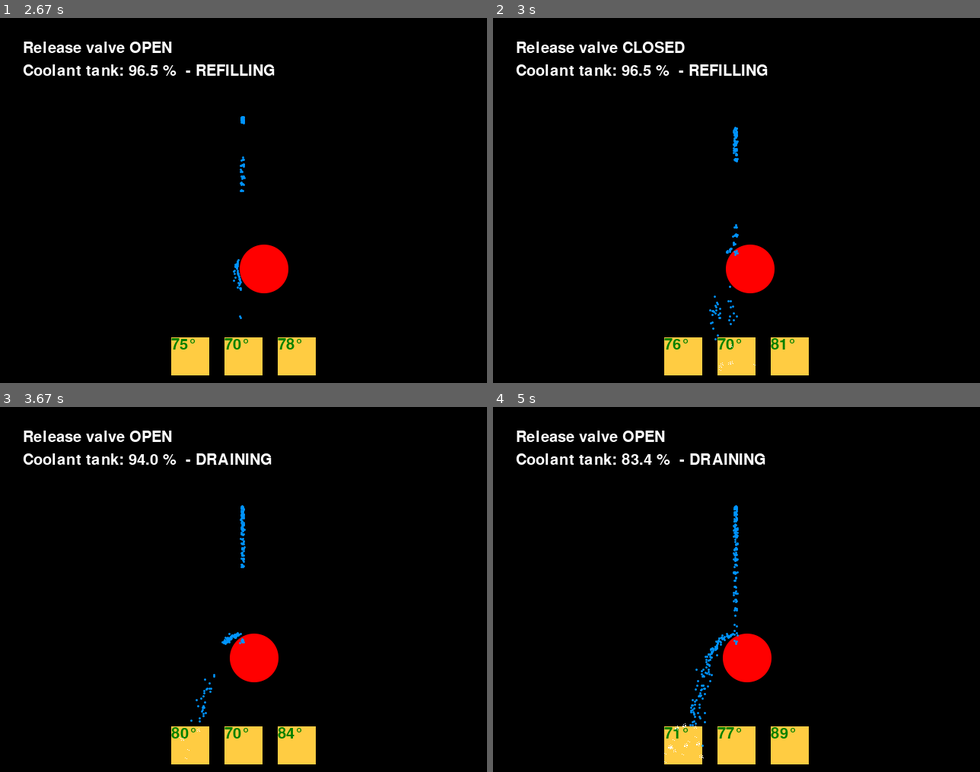
Above: before the commit, frames 1-4 (two rows, left to right).
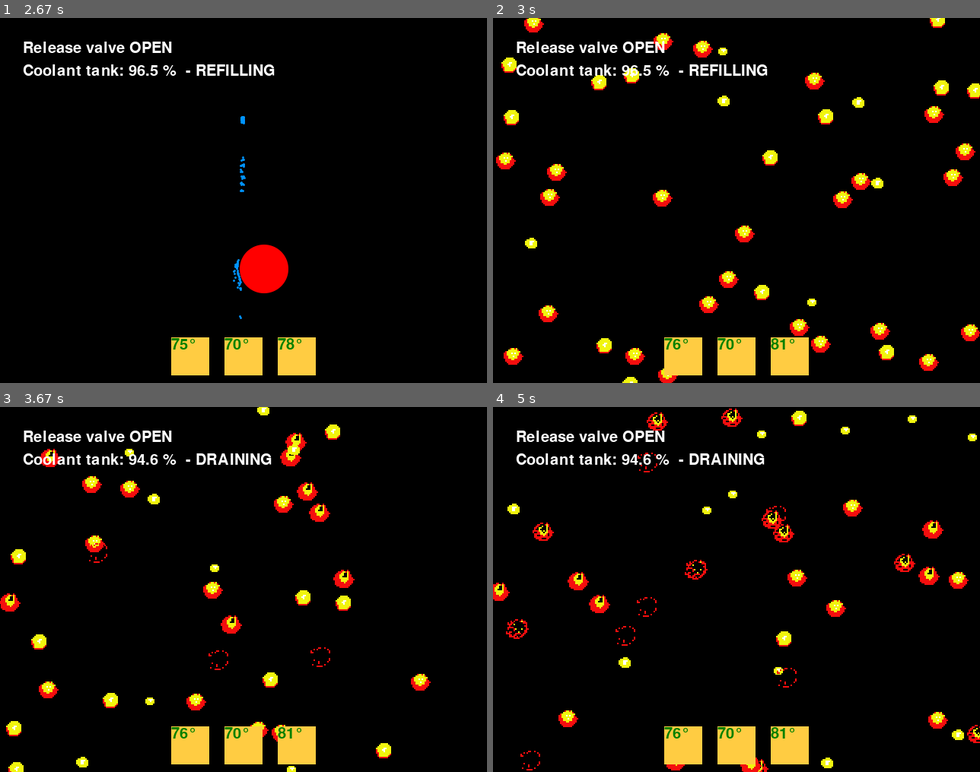
Above: after the commit, the same moments.

Repository: rkibria/Pygame-Community-Easter-Jam-2023
Game: pygame game, started from main.py
The game is run twice, just before and just after one commit, with the same random seed, the same clock (stepped at 60 frames per second) and the same inputs.
Inputs:
- Up to frame 1 (2.67 s): tap Space at 0.33, 1.23, 1.53, 1.73, 2.03, 2.23, 2.53 s; hold Space 0.67-1.13 s; hold D 0.67-1.13 s; hold D 1.17-1.63 s; hold D 1.67-2.13 s; hold A from 2.17 s (still down)
- Up to frame 2 (3 s): release A at 2.7 s; hold A from 2.73 s (still down); tap Space at 2.8 s
- Up to frame 3 (3.67 s): tap Space at 3.1 s; release A at 3.13 s
- Up to frame 4 (5 s): no input

Frame 1 is identical in both runs. In frame 2, 6.3% of the frame differs, in the area x 0-100%, y 0-100%; in frame 3, 5.2%; in frame 4, 5.6%.

Commit message:
explosions

Diff:
--- a/main.py
+++ b/main.py
@@ -157,13 +157,15 @@
 
 STATE_START = 0
 STATE_PLAY = 1
-STATE_END = 2
+STATE_DESTROYED = 2
+STATE_END = 3
 
 def init_game():
     target_img = pg.image.load("assets/target_1.png").convert_alpha()
     min_temp = 70.0
     max_reservoir = 30.0
     splash_ss = SpriteSheet("assets/splash.png")
+    explosion_ss = SpriteSheet("assets/explosion.png")
 
     game_state = {
         "state": STATE_START,
@@ -189,7 +191,7 @@
         "medium_temp": 100, # graphical only
         "high_temp": 200, # graphical only
         "crit_temp": 250, # graphical only
-        "max_temp": 300.0,
+        "max_temp": 80.0,
         "escalation": 1.0,
 
         "temp_per_particle": 0.2,
@@ -203,6 +205,8 @@
 
         "splashes": [[Vector2(), 0] for _ in range(50)], # pos,count
         "splash_img": [splash_ss.get_image(0, i*8, 8, 8) for i in range(3)],
+
+        "explosion_img": [pg.transform.scale(explosion_ss.get_image(i*16, 0, 16, 16), (32, 32)) for i in range(8)],
     }
 
     set_valve_text(game_state)
@@ -295,7 +299,7 @@
             game_state["escalation"] += 0.001
             target["temp"] += delta
             if target["temp"] >= game_state["max_temp"]:
-                game_state["state"] = STATE_END
+                game_state["state"] = STATE_DESTROYED
                 game_state["end_time"] = time.perf_counter() - game_state["start_time"]
 
 def update_game(surface, game_state, frame):
@@ -319,6 +323,30 @@
         draw_splashes(surface, game_state)
 
         draw_particles(surface, particles)
+    elif game_state["state"] == STATE_DESTROYED:
+        slowdown = 2
+        if not "explosions" in game_state:
+            game_state["explosions"] = [[Vector2(), 0] for _ in range(50)] # pos,count
+            for expl in game_state["explosions"]:
+                if random.random() < 0.5:
+                    expl[0].update(random.randint(0, SCR_WIDTH), random.randint(0, SCR_HEIGHT))
+                    expl[1] = 8 * slowdown
+
+        imgs = game_state["explosion_img"]
+        for expl in game_state["explosions"]:
+            if expl[1] == 0:
+                if random.random() < 0.2:
+                    expl[0].update(random.randint(0, SCR_WIDTH), random.randint(0, SCR_HEIGHT))
+                    expl[1] = 8 * slowdown
+            else:
+                pos = expl[0].copy()
+                # pos += Vector2(random.randint(-1, 1), random.randint(-1, 1))
+                img = imgs[8 - 1 - (expl[1] // slowdown)]
+                scr_pos = (int(pos.x - img.get_width() / 2), SCR_HEIGHT - int(pos.y + img.get_height() / 2))
+                surface.blit(img, scr_pos)
+                expl[1] -= 1
+
+        draw_targets(surface, game_state, frame)
     else:
         surface.blit(game_state["end_img"], (0,0))
         if not "end_text" in game_state:
@@ -342,6 +370,8 @@
         elif key == pg.K_SPACE:
             game_state["flow_rate"] = game_state["max_flow_rate"] if game_state["flow_rate"] == 0 else 0.0
             set_valve_text(game_state)
+    elif game_state["state"] == STATE_DESTROYED:
+        pass
     else:
         if key == pg.K_r:
             game_state = init_game()
Binary file added: assets/explosion.png
